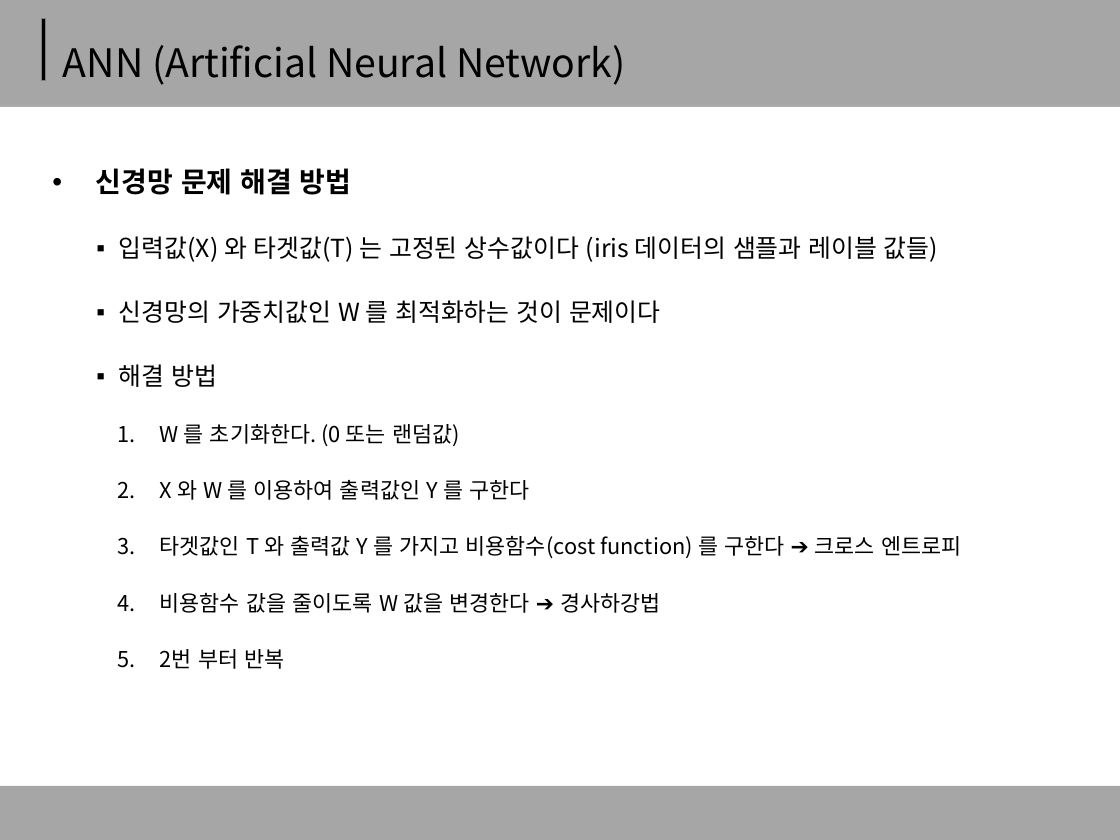
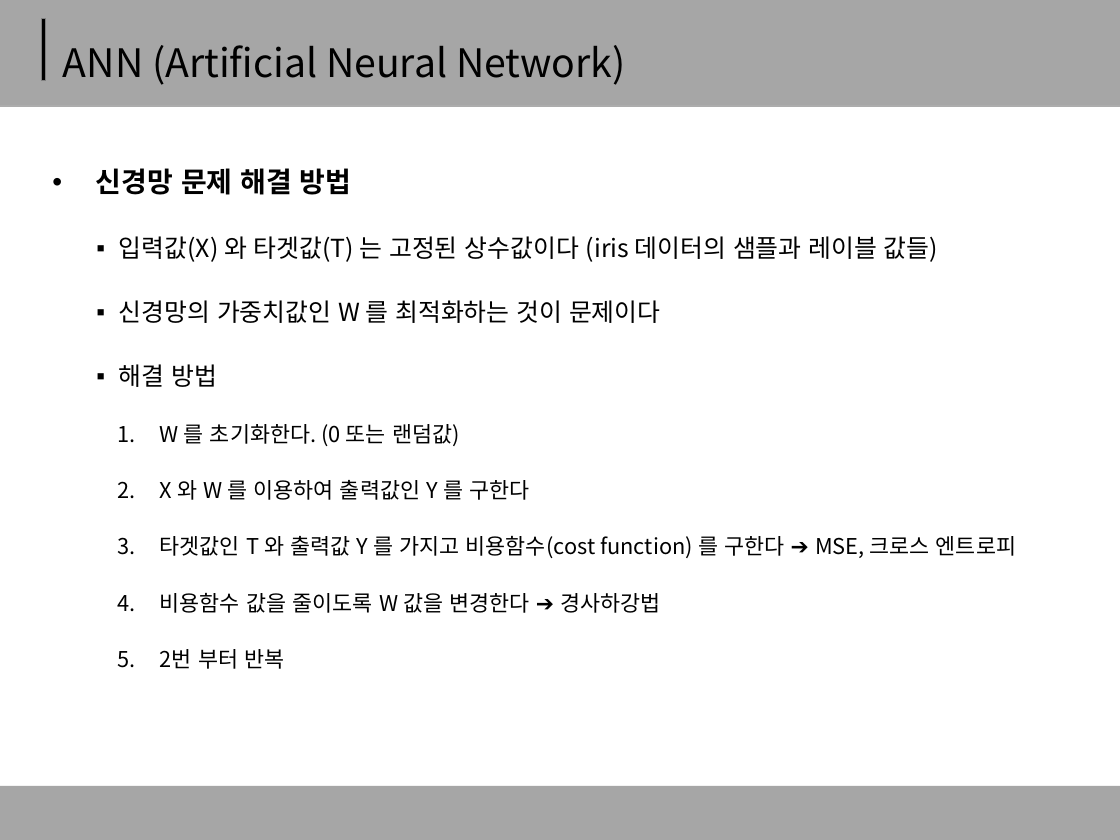
Before and after one commit to gubosd/lecture13, a slide deck: slide 7 of 신경망/(2020.08.25) 신경망 개요.pptx. Drawn at 1120x840 pixels with LibreOffice and Linux fonts; fonts in the diff are those of the drawing. Boxes give left, top, right and bottom in pixels: in the first picture for what was removed or moved away, otherwise in the second. Text is boxed around its words. In the diff, an @@ line names an element or a change of style, - is before the commit and + after.

```diff
--- a/신경망/(2020.08.25) 신경망 개요.pptx
+++ b/신경망/(2020.08.25) 신경망 개요.pptx
@@ text at [160, 536, 1016, 558]: text changed @@
-    3. 타겟값인 T 와 출력값 Y 를 가지고 비용함수(cost function) 를 구한다 ➔ 크로스 엔트로피
+    3. 타겟값인 T 와 출력값 Y 를 가지고 비용함수(cost function) 를 구한다 ➔ MSE, 크로스 엔트로피
```
Also in this commit, not shown: 4 other files.
